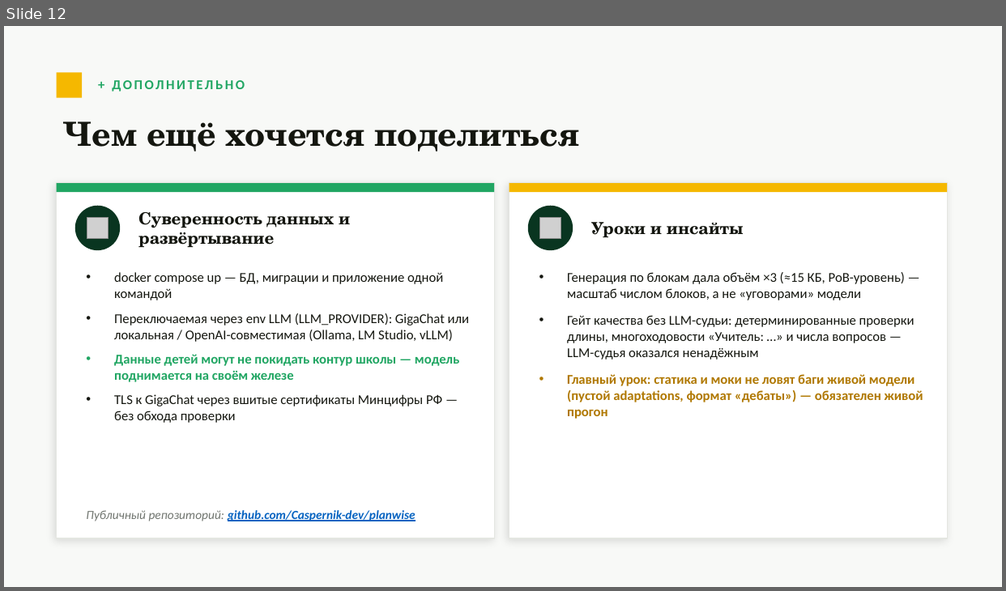
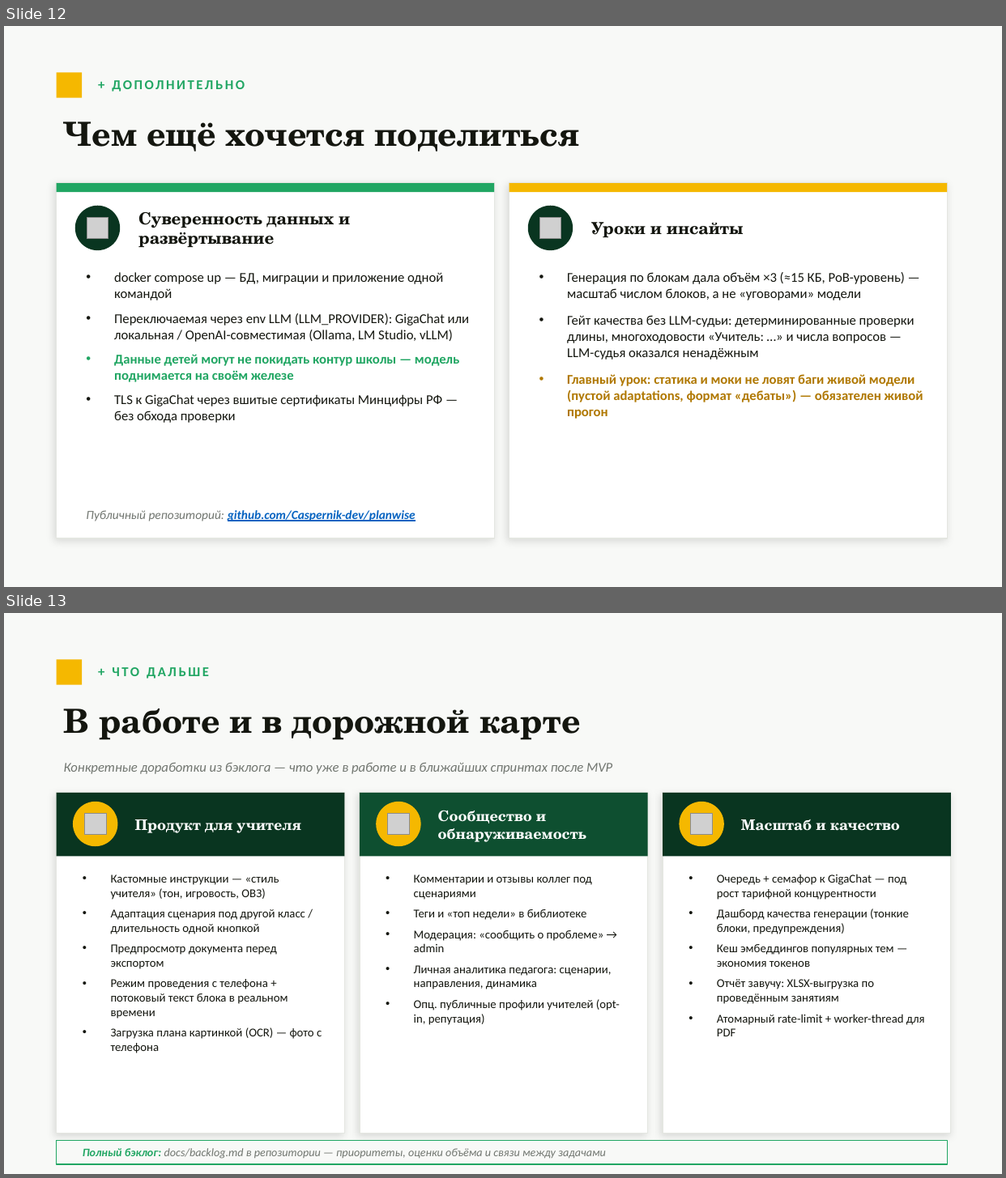
Before and after one commit to Caspernik-dev/s21_planwise, a slide deck: artifacts/Planwise-Klassniy-Chas.pptx. Shown one above the other, each under a label of ours: slide 12 before the commit, slides 12 and 13 after it. The pictures are 1006x591 and 1006x1178 pixels, drawn with LibreOffice and Linux fonts; fonts in the diff are those of the drawing; grey boxes stand for pictures. Boxes give left, top, right and bottom in pixels: in the first picture for what was removed or moved away, otherwise in the second. Text is boxed around its words. In the diff, an @@ line names an element or a change of style, - is before the commit and + after.

Commit message:
docs(artifacts): слайд «В работе и в дорожной карте» (продукт/сообщество/масштаб)

```diff
--- a/artifacts/Planwise-Klassniy-Chas.pptx
+++ b/artifacts/Planwise-Klassniy-Chas.pptx
@@ slide 13 added at box(4, 613, 1002, 1174), background #F8F9F7 @@
@@ rectangle added at box(57, 659, 82, 685), fill #F5B800 @@
@@ text added at box(112, 667, 209, 679), 13 pt, text #21A663, bold @@
++ ЧТО ДАЛЬШЕ
@@ text added at box(64, 709, 581, 740), 32 pt, text #14160F, bold @@
+В работе и в дорожной карте
@@ text added at box(64, 762, 612, 774), 13 pt, text #717670, italic @@
+Конкретные доработки из бэклога — что уже в работе и в ближайших спринтах после MVP
@@ rectangle added at box(57, 793, 345, 1133), fill #FFFFFF, outline #E4E6E1 1 pt @@
@@ rectangle added at box(57, 793, 345, 856), fill #093520 @@
@@ ellipse added at box(73, 802, 117, 846), fill #F5B800 @@
@@ rectangle added at box(360, 793, 648, 1133), fill #FFFFFF, outline #E4E6E1 1 pt @@
@@ rectangle added at box(360, 793, 648, 856), fill #0E4F30 @@
@@ ellipse added at box(376, 802, 421, 846), fill #F5B800 @@
@@ rectangle added at box(663, 793, 951, 1133), fill #FFFFFF, outline #E4E6E1 1 pt @@
@@ rectangle added at box(663, 793, 951, 856), fill #093520 @@
@@ ellipse added at box(680, 802, 724, 846), fill #F5B800 @@
@@ picture added at box(85, 814, 107, 835) @@
@@ text added at box(135, 820, 301, 833), 14 pt, text #FFFFFF, bold @@
+Продукт для учителя
@@ picture added at box(388, 814, 410, 835) @@
@@ text added at box(438, 810, 586, 842), 14 pt, text #FFFFFF, bold @@
+Сообщество и обнаруживаемость
@@ picture added at box(691, 814, 713, 835) @@
@@ text added at box(741, 820, 900, 831), 14 pt, text #FFFFFF, bold @@
+Масштаб и качество
@@ text added at box(111, 875, 322, 1054), 11.5 pt, text #14160F @@
+• Кастомные инструкции — «стиль учителя» (тон, игровость, ОВЗ)
+• Адаптация сценария под другой класс / длительность одной кнопкой
+• Предпросмотр документа перед экспортом
+• Режим проведения с телефона + потоковый текст блока в реальном времени
+• Загрузка плана картинкой (OCR) — фото с телефона
@@ text added at box(414, 875, 620, 1025), 11.5 pt, text #14160F @@
+• Комментарии и отзывы коллег под сценариями
+• Теги и «топ недели» в библиотеке
+• Модерация: «сообщить о проблеме» → admin
+• Личная аналитика педагога: сценарии, направления, динамика
+• Опц. публичные профили учителей (opt-in, репутация)
@@ text added at box(717, 874, 925, 1037), 11.5 pt, text #14160F @@
+• Очередь + семафор к GigaChat — под рост тарифной концурентности
+• Дашборд качества генерации (тонкие блоки, предупреждения)
+• Кеш эмбеддингов популярных тем — экономия токенов
+• Отчёт завучу: XLSX-выгрузка по проведённым занятиям
+• Атомарный rate-limit + worker-thread для PDF
@@ rectangle added at box(57, 1141, 948, 1165), fill #F8F9F7, outline #21A663 1 pt @@
@@ text added at box(83, 1148, 606, 1159), 11 pt, text #717670, italic @@
+Полный бэклог: docs/backlog.md в репозитории — приоритеты, оценки объёма и связи между задачами
```
